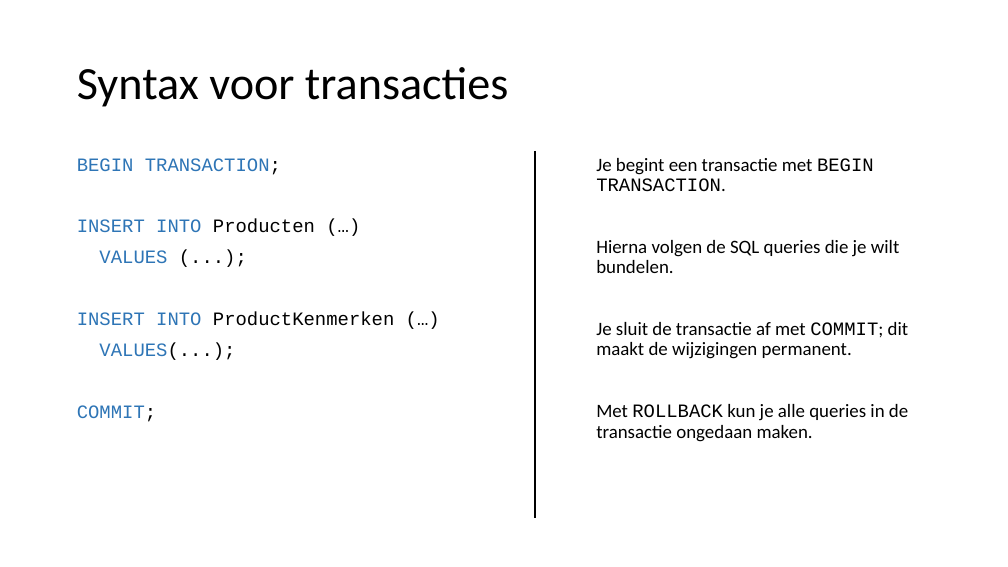
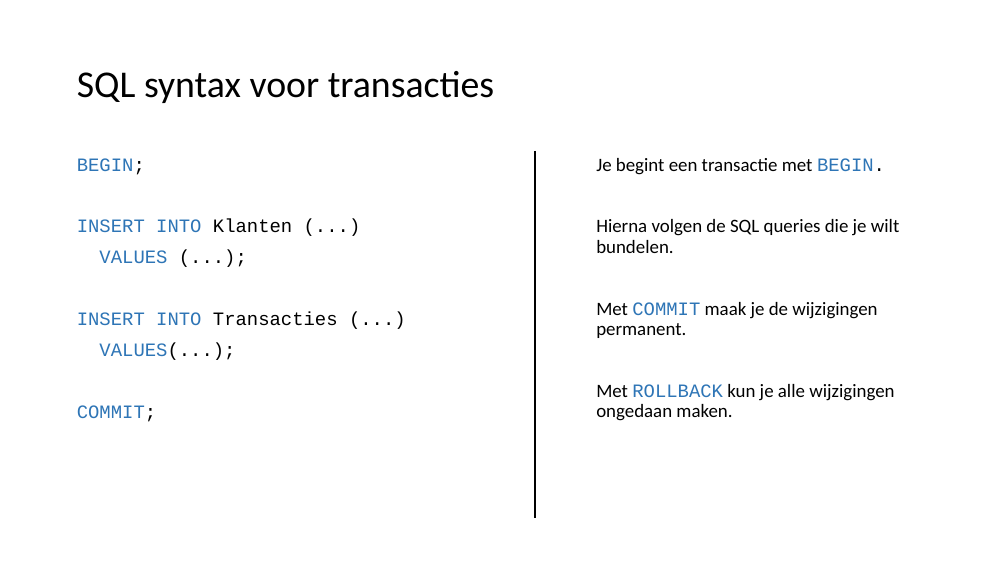
Before and after one commit to LFKoning/knowledge-sharing, a slide deck: slide 37 of sql_course/3_python/3_python.pptx (slide 19 before the commit). Drawn at 1008x567 pixels with LibreOffice and Linux fonts; fonts in the diff are those of the drawing. Boxes give left, top, right and bottom in pixels: in the first picture for what was removed or moved away, otherwise in the second. Text is boxed around its words. In the diff, an @@ line names an element or a change of style, - is before the commit and + after.

```diff
--- a/sql_course/3_python/3_python.pptx
+++ b/sql_course/3_python/3_python.pptx
@@ title at (x1=77, y1=71, x2=494, y2=103): text changed; size 44 to 36 pt @@
-Syntax voor transacties
+SQL syntax voor transacties
@@ text at (x1=77, y1=158, x2=292, y2=232): text changed @@
-BEGIN TRANSACTION;
-INSERT INTO Producten (…)
+BEGIN;
+INSERT INTO Klanten (...)
@@ text at (x1=596, y1=158, x2=885, y2=175): text changed @@
-Je begint een transactie met BEGIN TRANSACTION.
+Je begint een transactie met BEGIN.
@@ text at (x1=77, y1=312, x2=338, y2=326): text changed @@
-INSERT INTO ProductKenmerken (…)
+INSERT INTO Transacties (...)
@@ text at (x1=596, y1=302, x2=894, y2=421): text changed @@
-Je sluit de transactie af met COMMIT; dit maakt de wijzigingen permanent.
-Met ROLLBACK kun je alle queries in de transactie ongedaan maken.
+Met COMMIT maak je de wijzigingen permanent.
+Met ROLLBACK kun je alle wijzigingen ongedaan maken.
```
Also in this commit, not shown: 11 other slides changed, 31 slides added, 3 slides removed, 11 other files.
